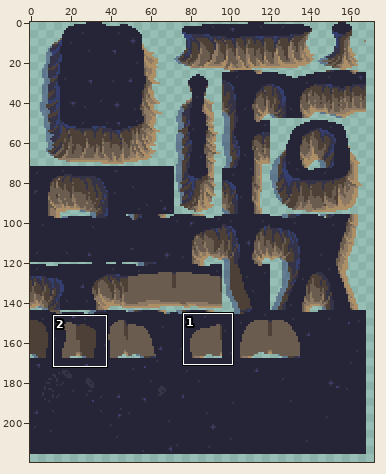
Pixel-art file, stored at assets_src/image/terrain/tilesets/grass_cave_wall_tileset.ase. The first picture is a wide view before the edit; the outline marks the close-up.
Close-up. The starting point:
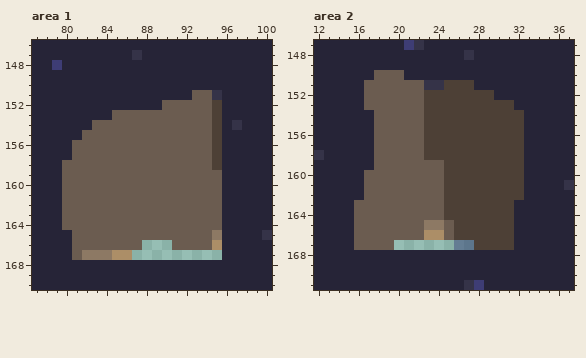
256x256 pixels, 1 frame. Shown: area 1: x 77..100, y 146..170; area 2: x 12..37, y 147..171. The wide view leaves out empty margins. The commit also changed other parts of the picture, which this record leaves out.
Once edited:
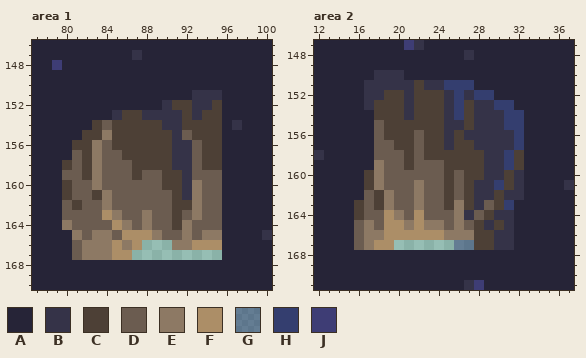
Palette (. is transparent): A #262437  B #353348  C #4d4036  D #6b5c50  E #8d7964  F #ac8e67  G #14165e62  H #343e6f  J #3e3d75
Change:
Changed rows in their new state; - is an unchanged pixel.
Area 1, layer "walls":
first column x 80:
151 -------------BB
152 ----------BCCBB
153 -----BCCBBBBCBC
154 ---C-CCCCCBBCCC
155 --CCECCCCCCB-CC
156 -CCE-CCCCCCBB-C
157 --CE--CCCCCBB-C
158 C-CE---CCCCBB-C
159 --CE---C--CCB--
160 C--E------CCBE-
161 C--CE------CBE-
162 -C--E------CCE-
163 ----FE--E--C-E-
164 E----FE-E--CE--
165 -E-EE-FFFE--E-E
166 --EEEFEF---EEFF
Area 2, layer "walls":
first column x 16:
150 --BBB------------
151 -BBBBBC--HHH-----
152 -BBCCBC--BHBHH---
153 -BCCCBC--BH-BBHH-
154 --CCCBC--BH-BBBHH
155 ---CCCC--BB-BBBHH
156 ---CCC---B-BBBBBH
157 ----CC---B--BBBBH
158 -----C-------BBH-
159 --E--C-------BBH-
160 -CE-------D--BB-B
161 -CE---E---D-BBH-B
162 --CE--E---D-BB-BB
163 C-CE--E---E-BD-H-
164 C--FE-F--DEBD-BB-
165 -E-FFEF---ED-B-B-
166 -EEFFFF--EEE--BB-
167 -EFF----------BB-
Changed places in both close-ups, as pixel boxes (x1, y1, x2, y2):
changed: (62, 90, 212, 250)
changed: (354, 70, 524, 250)
